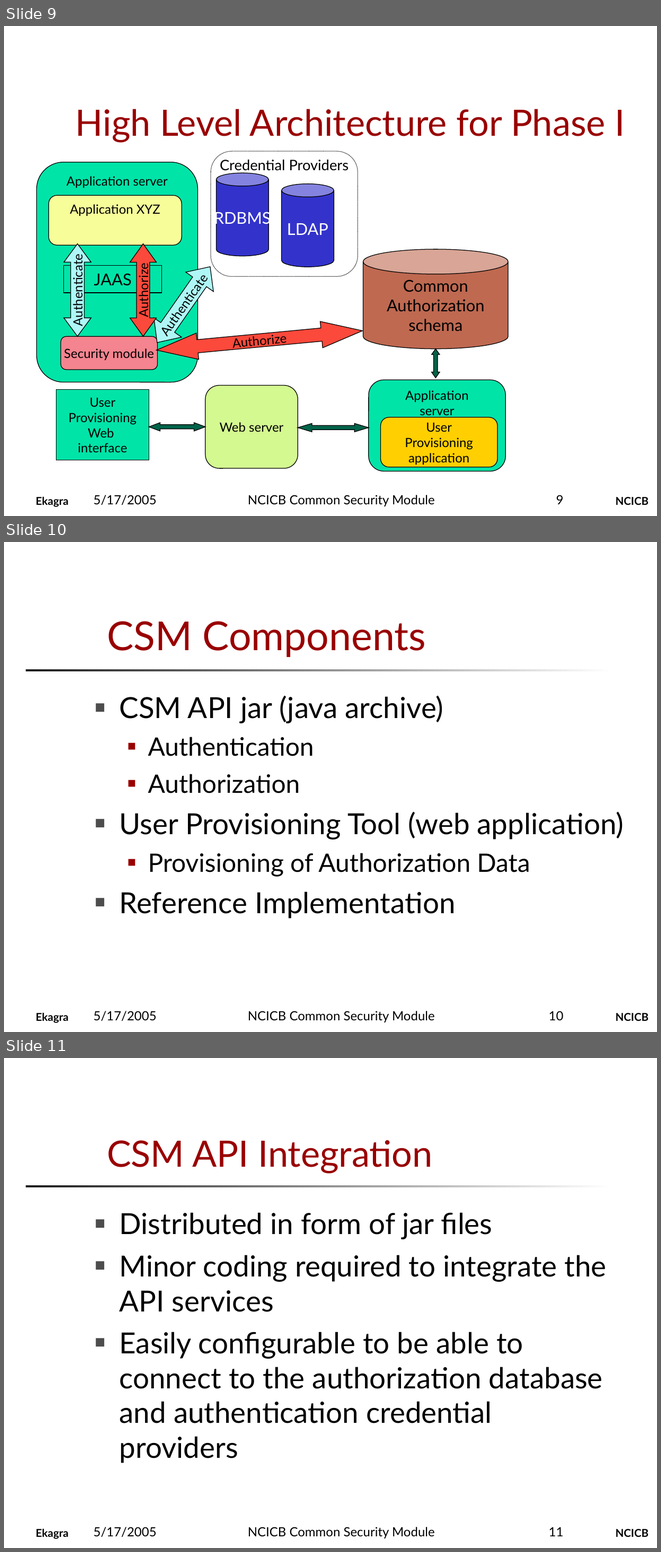
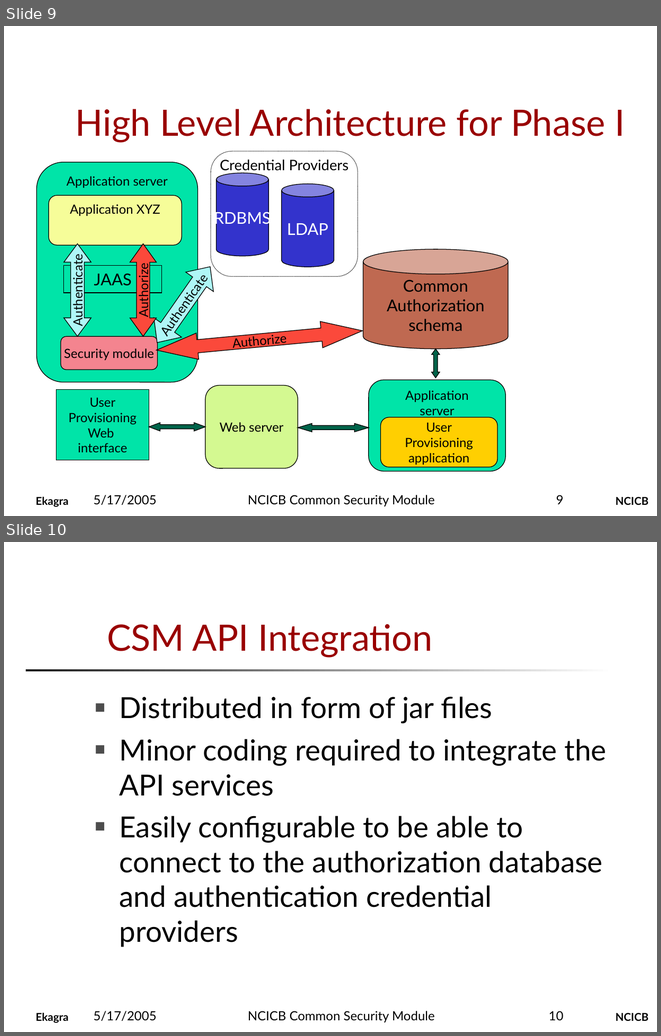
Before and after one commit to CBIIT/common-security-module-docs, a slide deck: Presentations/CSM_Presentation_for_CRIX.ppt. Shown one above the other, each under a label of ours: slides 9, 10 and 11 before the commit, slides 9 and 10 after it. The pictures are 661x1552 and 661x1036 pixels, drawn with LibreOffice and Linux fonts; fonts in the diff are those of the drawing; background and template pictures are left out. Boxes give left, top, right and bottom in pixels: in the first picture for what was removed or moved away, otherwise in the second. Text is boxed around its words. In the diff, an @@ line names an element or a change of style, - is before the commit and + after.

```diff
--- a/Presentations/CSM_Presentation_for_CRIX.ppt
+++ b/Presentations/CSM_Presentation_for_CRIX.ppt
@@ slide 10 removed at (x1=4, y1=542, x2=657, y2=1032), background #FFFFFF; not listed: 3 template elements that a slide beside it also shows @@
@@ title removed at (x1=107, y1=621, x2=426, y2=657) @@
-CSM Components
@@ text removed at (x1=120, y1=695, x2=624, y2=918) @@
-■ CSM API jar (java archive)
-  ■ Authentication
-  ■ Authorization
-■ User Provisioning Tool (web application)
-  ■ Provisioning of Authorization Data
-■ Reference Implementation
@@ text removed at (x1=94, y1=1011, x2=157, y2=1021) @@
-5/17/2005
@@ text removed at (x1=248, y1=1011, x2=435, y2=1022) @@
-NCICB Common Security Module
@@ page number removed at (x1=549, y1=1011, x2=564, y2=1021) @@
-10
@@ what was slide 11 is now slide 10 @@
@@ page number at (x1=549, y1=1011, x2=564, y2=1021): text changed @@
-11
+10
```
Also in this commit, not shown: 3 slides changed.
